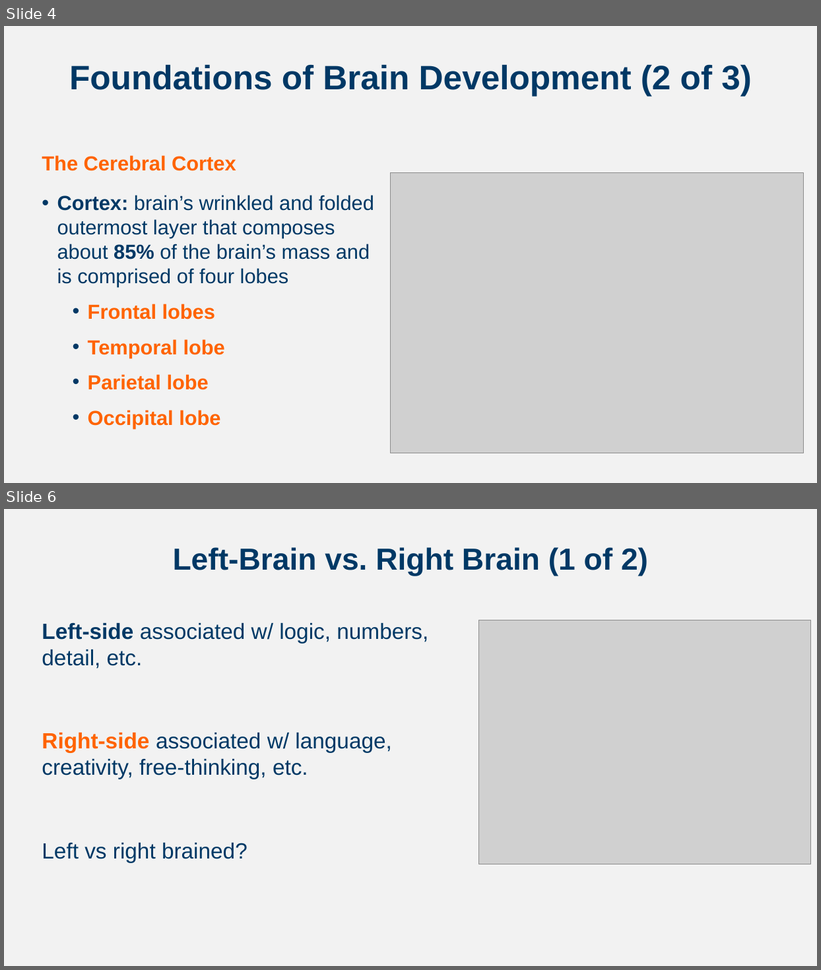
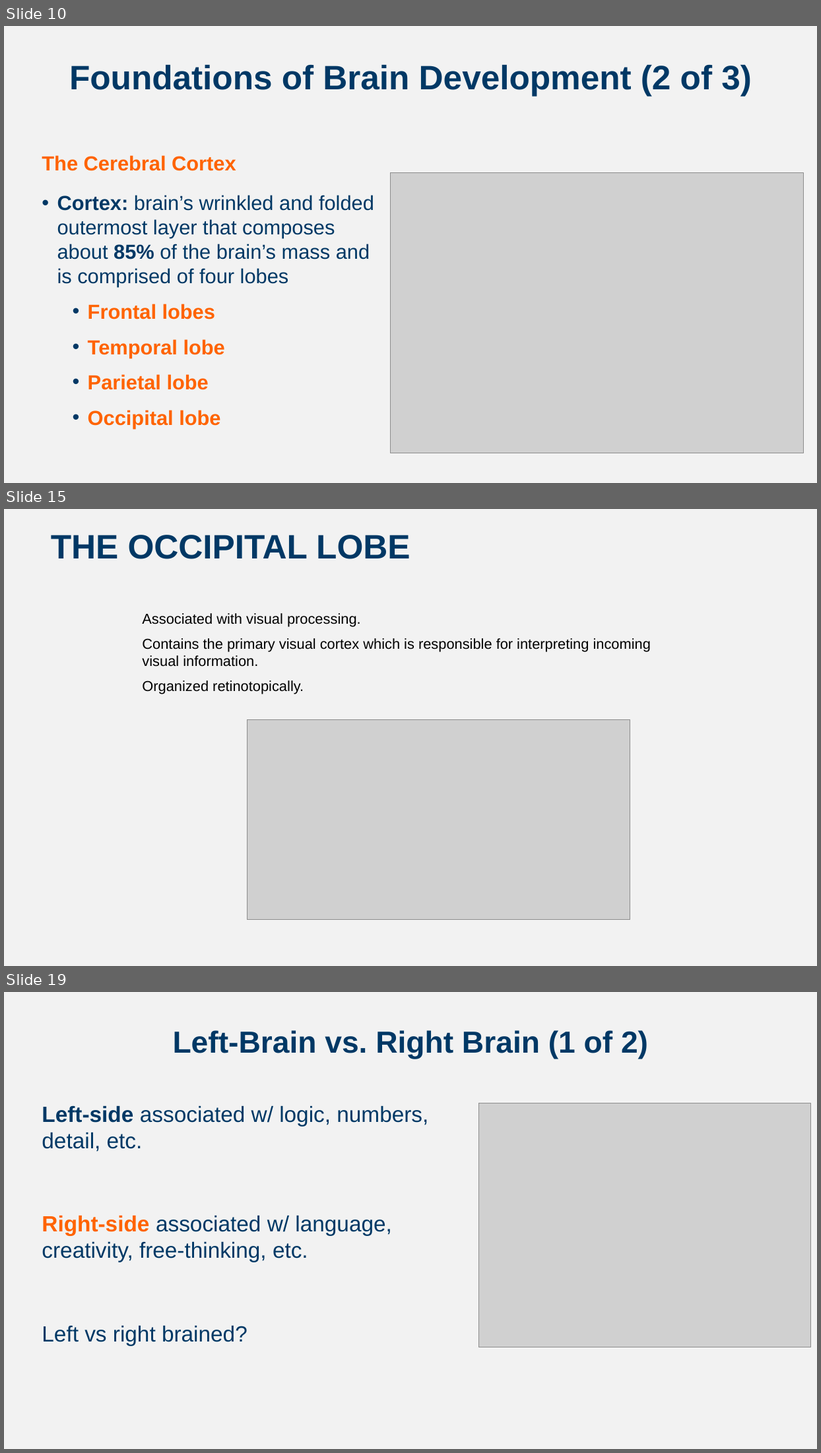
Before and after one commit to npm27/Teaching-Materials, a slide deck: Developmental Fall 24/Slides/Chapter 4.pptx. Shown one above the other, each under a label of ours: slides 4 and 6 before the commit, slides 10, 15 and 19 after it; the slides between them are not shown. The pictures are 821x970 and 821x1453 pixels, drawn with LibreOffice and Linux fonts; fonts in the diff are those of the drawing; grey boxes stand for pictures. Boxes give left, top, right and bottom in pixels: in the first picture for what was removed or moved away, otherwise in the second. Text is boxed around its words. In the diff, an @@ line names an element or a change of style, - is before the commit and + after.

```diff
--- a/Developmental Fall 24/Slides/Chapter 4.pptx
+++ b/Developmental Fall 24/Slides/Chapter 4.pptx
@@ slide 15 added at box(4, 509, 817, 966), background #F2F2F2 @@
@@ title added at box(51, 535, 410, 559), 40 pt, text #003865, bold @@
+THE OCCIPITAL LOBE
@@ text added at box(142, 613, 651, 694), 17 pt, text #000000 @@
+Associated with visual processing.
+Contains the primary visual cortex which is responsible for interpreting incoming visual information.
+Organized retinotopically.
@@ picture added at box(248, 720, 630, 920) @@
@@ what was slide 4 is now slide 10 @@
@@ what was slide 6 is now slide 19 @@
```
Also in this commit, not shown: 6 slides changed, 15 other slides added, 1 other file.
